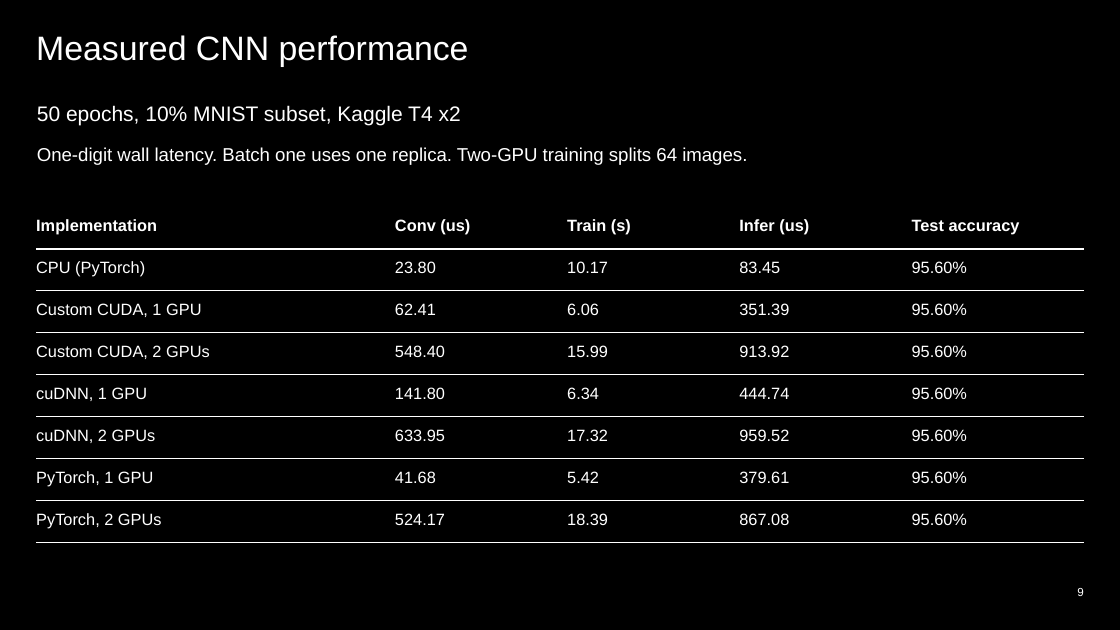
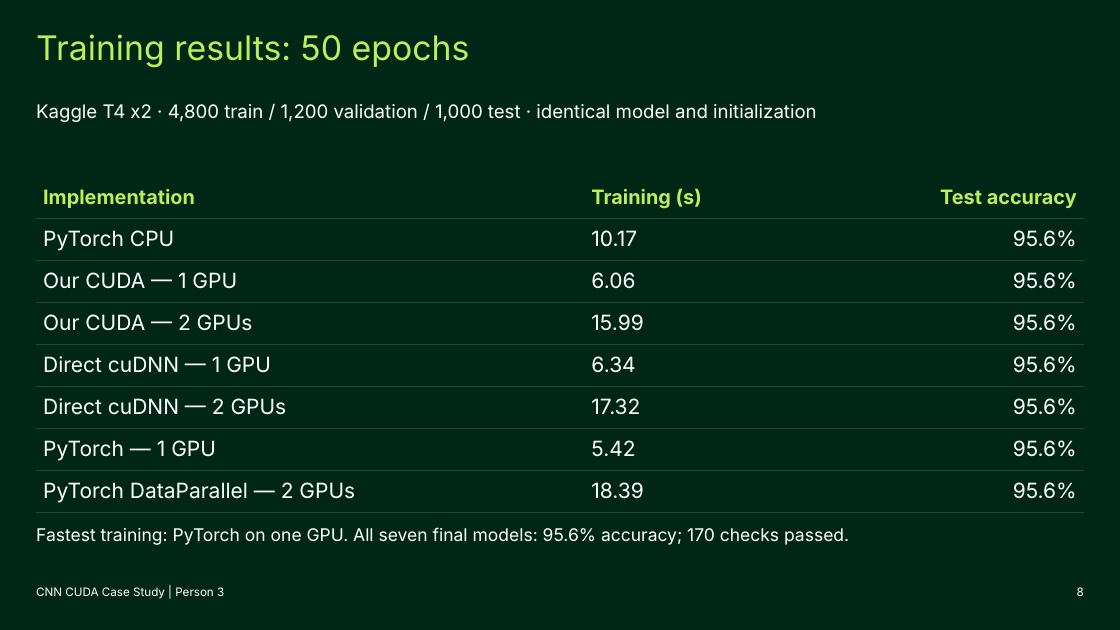
Before and after one commit to saltypal/CNN-CUDA-Case-Study, a slide deck: slide 8 of presentation/CNN_CUDA_Case_Study.pptx (slide 9 before the commit). Drawn at 1120x630 pixels with LibreOffice and Linux fonts; fonts in the diff are those of the drawing. Boxes give left, top, right and bottom in pixels: in the first picture for what was removed or moved away, otherwise in the second. Text is boxed around its words. In the diff, an @@ line names an element or a change of style, - is before the commit and + after.

Commit message:
Simplify presentation into the requested three-person sequence

```diff
--- a/presentation/CNN_CUDA_Case_Study.pptx
+++ b/presentation/CNN_CUDA_Case_Study.pptx
@@ background #000000 to #002615 @@
@@ title removed at (36, 35, 469, 67) @@
-Measured CNN performance
@@ title added at (36, 34, 470, 68), 29 pt, text #BCEF59 @@
+Training results: 50 epochs
@@ text added at (36, 104, 817, 122), 16 pt, text #FFFFFF @@
+Kaggle T4 x2 · 4,800 train / 1,200 validation / 1,000 test · identical model and initialization
@@ text removed at (37, 105, 747, 165) @@
-50 epochs, 10% MNIST subset, Kaggle T4 x2
-One-digit wall latency. Batch one uses one replica. Two-GPU training splits 64 images.
@@ table at (36, 176, 1084, 555) @@
-column 1: Implementation | CPU (PyTorch) | Custom CUDA, 1 GPU | Custom CUDA, 2 GPUs | cuDNN, 1 GPU | cuDNN, 2 GPUs | PyTorch, 1 GPU | PyTorch, 2 GPUs
-column 2: Conv (us) | 23.80 | 62.41 | 548.40 | 141.80 | 633.95 | 41.68 | 524.17
-column 3: Train (s) | 10.17 | 6.06 | 15.99 | 6.34 | 17.32 | 5.42 | 18.39
-column 4: Infer (us) | 83.45 | 351.39 | 913.92 | 444.74 | 959.52 | 379.61 | 867.08
-column 5: Test accuracy | 95.60% | 95.60% | 95.60% | 95.60% | 95.60% | 95.60% | 95.60%
+column 1: Implementation | PyTorch CPU | Our CUDA — 1 GPU | Our CUDA — 2 GPUs | Direct cuDNN — 1 GPU | Direct cuDNN — 2 GPUs | PyTorch — 1 GPU | PyTorch DataParallel — 2 GPUs
+column 2: Training (s) | 10.17 | 6.06 | 15.99 | 6.34 | 17.32 | 5.42 | 18.39
+column 3: Test accuracy | 95.6% | 95.6% | 95.6% | 95.6% | 95.6% | 95.6% | 95.6%
@@ table: place and size @@
-table at (36, 207, 1084, 568)
+table at (36, 176, 1084, 555)
@@ text added at (36, 527, 849, 545), 15 pt, text #FFFFFF @@
+Fastest training: PyTorch on one GPU. All seven final models: 95.6% accuracy; 170 checks passed.
@@ text added at (36, 587, 224, 599), 10 pt, text #FFFFFF @@
+CNN CUDA Case Study | Person 3
@@ text at (1077, 587, 1084, 596): text changed; font Arial to Inter @@
-9
+8
```
Also in this commit, not shown: 1 other slide changed, 9 slides added, 10 slides removed.
